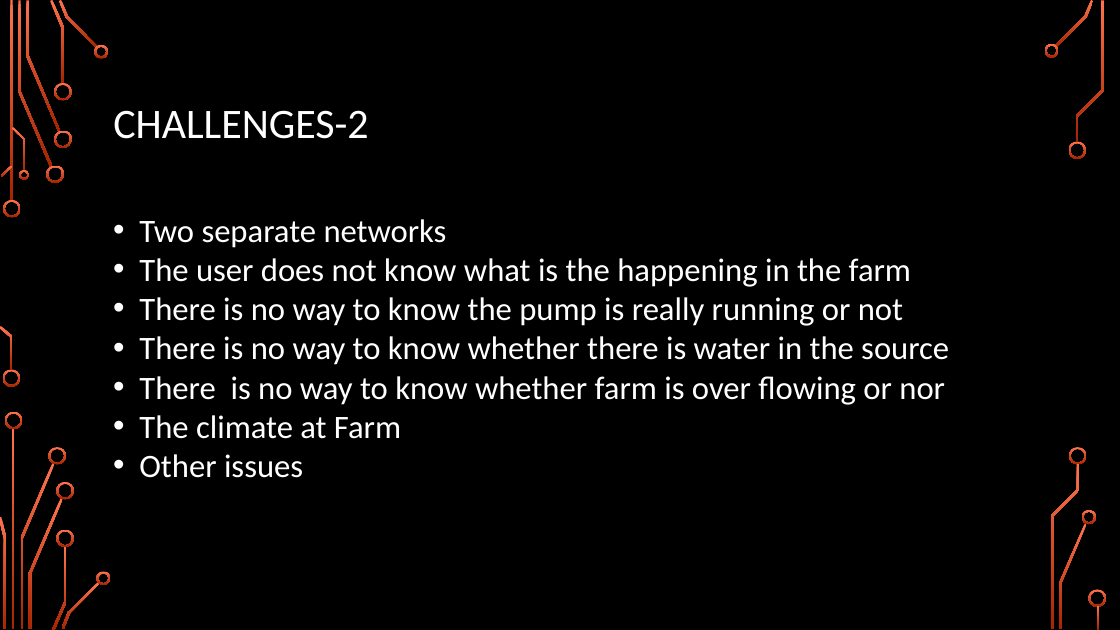
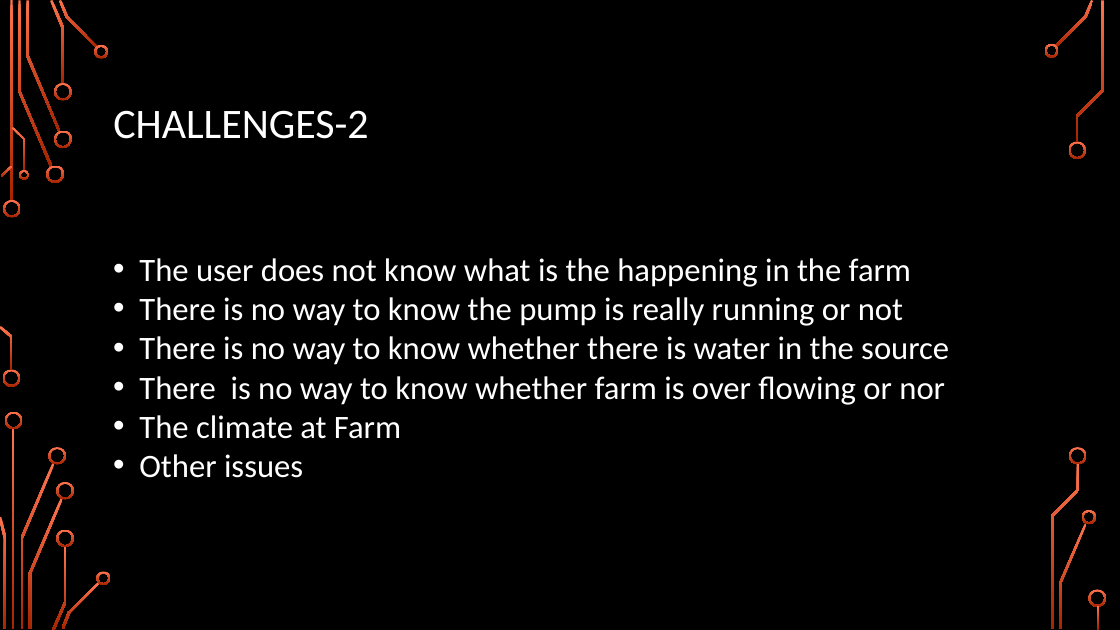
Before and after one commit to girishsukukumar/IoTWorkshop, a slide deck: slide 28 of Module-3.pptx (slide 27 before the commit). Drawn at 1120x630 pixels with LibreOffice and Linux fonts; fonts in the diff are those of the drawing; background and template pictures are left out. Boxes give left, top, right and bottom in pixels: in the first picture for what was removed or moved away, otherwise in the second. Text is boxed around its words. In the diff, an @@ line names an element or a change of style, - is before the commit and + after.

```diff
--- a/Module-3.pptx
+++ b/Module-3.pptx
@@ text at (139, 219, 447, 248): paragraph removed @@
-• Two separate networks
```
Also in this commit, not shown: 1 slide added, 1 other file.
